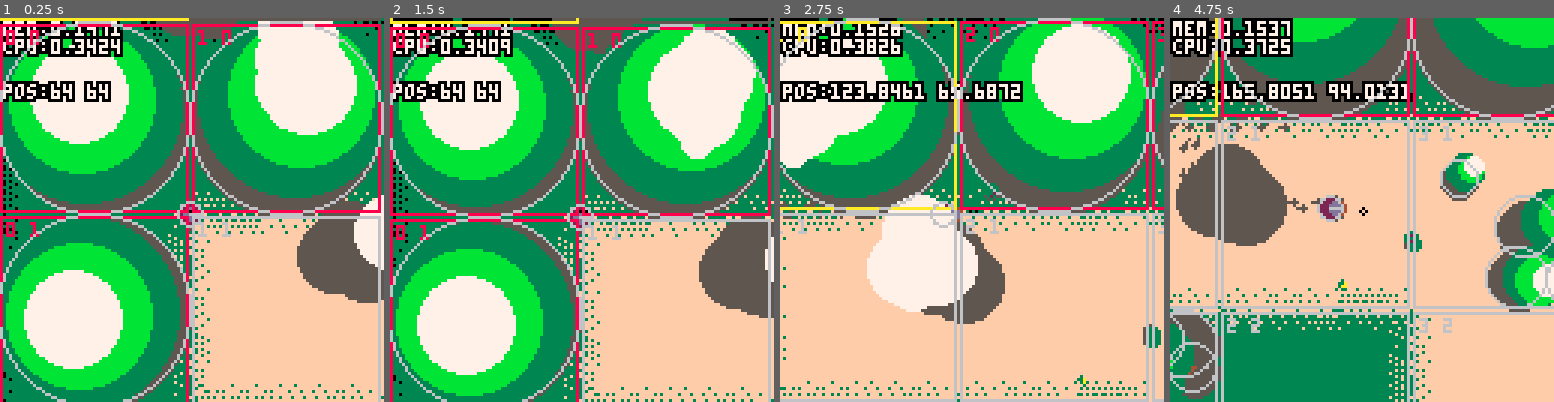
Above: before the commit, frames 1-4 (left to right).
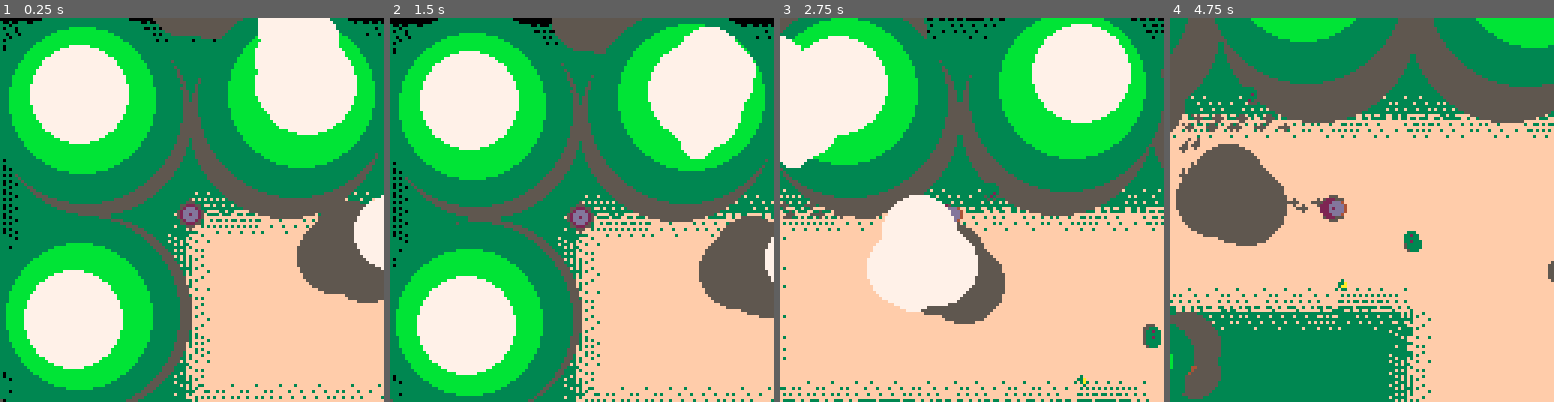
Above: after the commit, the same moments.

Repository: seleb/DuckDuckOnTheLoose
Game: PICO-8 cartridge forest.p8
Same seed, same stepped clock (60 frames per second), same inputs: the game is played once before the commit and once after it.
Inputs:
- Up to frame 1 (0.25 s): no input
- Up to frame 2 (1.5 s): no input
- Up to frame 3 (2.75 s): hold Right 1.6-2.1 s; hold Up 2.15-2.42 s; hold Right from 2.47 s (still down)
- Up to frame 4 (4.75 s): release Right at 3.03 s; hold Left 3.08-3.58 s; hold Down 3.63-3.97 s; hold Right 4.02-4.68 s; hold Up from 4.73 s (still down)

The runs differ from the first frame. In frame 1, 12% of the frame differs, in the area x 0-100%, y 0-100%; in frame 2, 12%; in frame 3, 13%; in frame 4, 19%.

Commit message:
rough biome system

Diff:
--- a/forest.p8
+++ b/forest.p8
@@ -52,6 +52,17 @@
 end
 function v_dist(a,b)
  return v_len(v_sub(a,b))
+end
+
+
+function add_biome(
+ colour,tree_range,transition)
+ local b={}
+ b.tree_range=tree_range
+ b.transition=transition
+
+
+ biomes[colour]=b
 end
 
 function _init()
@@ -73,7 +84,16 @@
  cells.bounds={128,64}
  cells.bound_str=2
 
- cells.colours={15,3,11}
+ biomes={}
+ --empty biomes
+ for i=0,15 do
+  add_biome(i,{0,0},false)
+ end
+ add_biome(3,{0.25,0.5},true)
+ add_biome(4,{0,0},true)
+ add_biome(11,{0.1,0.3},true)
+ add_biome(15,{0,0.2},true)
+
 
  trees={}
  trees.height_range={10,25}
@@ -225,12 +245,14 @@
  c.seed=seed+x*(cells.bounds[1]*2)+y
  srand(c.seed)
 
+ c.c=sget(x,y+64)
+ c.biome=biomes[c.c]
+
  c.trees={}
 
  c.trees.a={}
- c.trees.freq=ease(rnd(0.5))
-
- c.c=sget(x,y+64)
+ c.trees.freq=ease(range(c.biome.tree_range))
+
  c.edges={}
  for u=-1,1 do
   c.edges[u]={}
@@ -514,7 +536,7 @@
  draw_trees(false)
  draw_clouds(false)
 
- draw_debug()
+ --draw_debug()
 end
 
 function draw_bg()
@@ -529,6 +551,8 @@
  local cell=cells.a[a][b]
 
  rectfill(x,y,x+cells.w,y+cells.h,cell.c)
+
+ if cell.biome.transition then
  srand(cell.seed)
 
  local c=cell.edges[1][0]
@@ -564,6 +588,8 @@
  end
 
  pal(7,7)
+ end
+
 end
 
 function draw_footprints()
@@ -849,18 +875,18 @@
 3fffff3f3b433ff3ffffffffffffff33eeeeeeeeeeeeeeeeeeeeeeeeeeeeeeeeeeeeeeeeeeeeeeeeeeeeeeeeeeeeeeeeeeeeeeeeeeeeeeeeeeeeeeeeeeeeeee3
 3fffffff3bb3ff33ffffffffffffff33eeeeeeeeeeeeeeeeeeeeeeeeeeeeeeeeeeeeeeeeeeeeeeeeeeeeeeeeeeeeeeeeeeeeeeeeeeeeeeeeeeeeeeeeeeeeeee3
 33ffff3333333333ffffffffffffff33eeeeeeeeeeeeeeeeeeeeeeeeeeeeeeeeeeeeeeeeeeeeeeeeeeeeeeeeeeeeeeeeeeeeeeeeeeeeeeeeeeeeeeeeeeeeeee3
-33ffffff33f3f333ffffffffffffff33eeeeeeeeeeeeeeeeeeeeeeeeeeeeeeeeeeeeeeeeeeeeeeeeeeeeeeeeeeeeeeeeeeeeeeeeeeeeeeeeeeeeeeeeeeeeeee3
-33ffffffffffff33ffffffffffffff33eeeeeeeeeeeeeeeeeeeeeeeeeeeeeeeeeeeeeeeeeeeeeeeeeeeeeeeeeeeeeeeeeeeeeeeeeeeeeeeeeeeeeeeeeeeeeee3
-33ffffffffffffffffffffffffffff33888888888888888888888888888888888888888888888888888888888888888888888888888888888888888888888883
-33ffffffffffffffffffffffffffff33ee8eeeeeeeeeeeeeeeeeeeeeeeeeeeeeee8eeeeeeeeeeeeeeeeeeeeeeeeeeeeeee8eeeeeeeeeeeeeeeeeeeeeeeeeeee3
-33ffffffffffffffffffffffffffff33eeeeeeeeeeeeeeeeeeeeeeeeeeeeeeeeeeeeeeeeeeeeeeeeeeeeeeeeeeeeeeeeeeeeeeeeeeeeeeeeeeeeeeeeeeeeeee3
-33ffffffffffffffffffffffffffff33eeeeeeeeeeeeeeeeeeeeeeeeeeeeeeeeeeeeeeeeeeeeeeeeeeeeeeeeeeeeeeeeeeeeeeeeeeeeeeeeeeeeeeeeeeeeeee3
-33ffffff333ffffffffffffffffffff3eeeeeeeeeeeeeeeeeeeeeeeeeeeeeeeeeeeeeeeeeeeeeeeeeeeeeeeeeeeeeeeeeeeeeeeeeeeeeeeeeeeeeeeeeeeeeee3
-33ffffff333fffffffffffffffffff33eeeeeeeeeeeeeeeeeeeeeeeeeeeeeeeeeeeeeeeeeeeeeeeeeeeeeeeeeeeeeeeeeeeeeeeeeeeeeeeeeeeeeeeeeeeeeee3
-333ffff3333fffffffffff4fffffff33eeeeeeeeeeeeeeeeeeeeeeeeeeeeeeeeeeeeeeeeeeeeeeeeeeeeeeeeeeeeeeeeeeeeeeeeeeeeeeeeeeeeeeeeeeeeee33
-33ffff33333fffffffff4444ffffff33eeeeeeeeeeeeeeeeeeeeeeeeeeeeeeeeeeeeeeeeeeeeeeeeeeeeeeeeeeeeeeeeeeeeeeeeeeeeeeeeeeeeeeeeeeeeee33
-33fffff333ffffffff444444ffffff33eeeeeeeeeeeeeeeeeeeeeeeeeeeeeeeeeeeeeeeeeeeeeeeeeeeeeeeeeeeeeeeeeeeeeeeeeeeeeeeeeeeeeeeeeeeeee33
-333fffffffffffff444444444fffff33eeeeeeeeeeeeeeeeeeeeeeeeeeeeeeeeeeeeeeeeeeeeeeeeeeeeeeeeeeeeeeeeeeeeeeeeeeeeeeeeeeeeeeeeeeeeee33
+33ffffff3363f333ffffffffffffff33eeeeeeeeeeeeeeeeeeeeeeeeeeeeeeeeeeeeeeeeeeeeeeeeeeeeeeeeeeeeeeeeeeeeeeeeeeeeeeeeeeeeeeeeeeeeeee3
+33ffffffff63ff33ffffffffffffff33eeeeeeeeeeeeeeeeeeeeeeeeeeeeeeeeeeeeeeeeeeeeeeeeeeeeeeeeeeeeeeeeeeeeeeeeeeeeeeeeeeeeeeeeeeeeeee3
+33fffff6ff63ffffffffffffffffff33888888888888888888888888888888888888888888888888888888888888888888888888888888888888888888888883
+33ffff66ff63333fffffffffffffff33ee8eeeeeeeeeeeeeeeeeeeeeeeeeeeeeee8eeeeeeeeeeeeeeeeeeeeeeeeeeeeeee8eeeeeeeeeeeeeeeeeeeeeeeeeeee3
+33fff6666666666fffffffffffffff33eeeeeeeeeeeeeeeeeeeeeeeeeeeeeeeeeeeeeeeeeeeeeeeeeeeeeeeeeeeeeeeeeeeeeeeeeeeeeeeeeeeeeeeeeeeeeee3
+33ffff66ff64444fffffffffffffff33eeeeeeeeeeeeeeeeeeeeeeeeeeeeeeeeeeeeeeeeeeeeeeeeeeeeeeeeeeeeeeeeeeeeeeeeeeeeeeeeeeeeeeeeeeeeeee3
+33fffff6333ffffffffffffffffffff3eeeeeeeeeeeeeeeeeeeeeeeeeeeeeeeeeeeeeeeeeeeeeeeeeeeeeeeeeeeeeeeeeeeeeeeeeeeeeeeeeeeeeeeeeeeeeee3
+33fffff6333fffffffffffffffffff33eeeeeeeeeeeeeeeeeeeeeeeeeeeeeeeeeeeeeeeeeeeeeeeeeeeeeeeeeeeeeeeeeeeeeeeeeeeeeeeeeeeeeeeeeeeeeee3
+333ffff6333fffffffffff4fffffff33eeeeeeeeeeeeeeeeeeeeeeeeeeeeeeeeeeeeeeeeeeeeeeeeeeeeeeeeeeeeeeeeeeeeeeeeeeeeeeeeeeeeeeeeeeeeee33
+33ffff36333fffffffff4444ffffff33eeeeeeeeeeeeeeeeeeeeeeeeeeeeeeeeeeeeeeeeeeeeeeeeeeeeeeeeeeeeeeeeeeeeeeeeeeeeeeeeeeeeeeeeeeeeee33
+33fffff633ffffffff444444ffffff33eeeeeeeeeeeeeeeeeeeeeeeeeeeeeeeeeeeeeeeeeeeeeeeeeeeeeeeeeeeeeeeeeeeeeeeeeeeeeeeeeeeeeeeeeeeeee33
+333fff66ffffffff444444444fffff33eeeeeeeeeeeeeeeeeeeeeeeeeeeeeeeeeeeeeeeeeeeeeeeeeeeeeeeeeeeeeeeeeeeeeeeeeeeeeeeeeeeeeeeeeeeeee33
 33fffffffffffff44444444444ffff33eeeeeeeeeeeeeeeeeeeeeeeeeeeeeeeeeeeeeeeeeeeeeeeeeeeeeeeeeeeeeeeeeeeeeeeeeeeeeeeeeeeeeeeeeeeeee33
 333ffffffffffff44444444444ffff33eeeeeeeeeeeeeeeeeeeeeeeeeeeeeeeeeeeeeeeeeeeeeeeeeeeeeeeeeeeeeeeeeeeeeeeeeeeeeeeeeeeeeeeeeeeeee33
 333ffffffffffff444444444444ffff3eeeeeeeeeeeeeeeeeeeeeeeeeeeeeeeeeeeeeeeeeeeeeeeeeeeeeeeeeeeeeeeeeeeeeeeeeeeeeeeeeeeeeeeeeeeeee33
